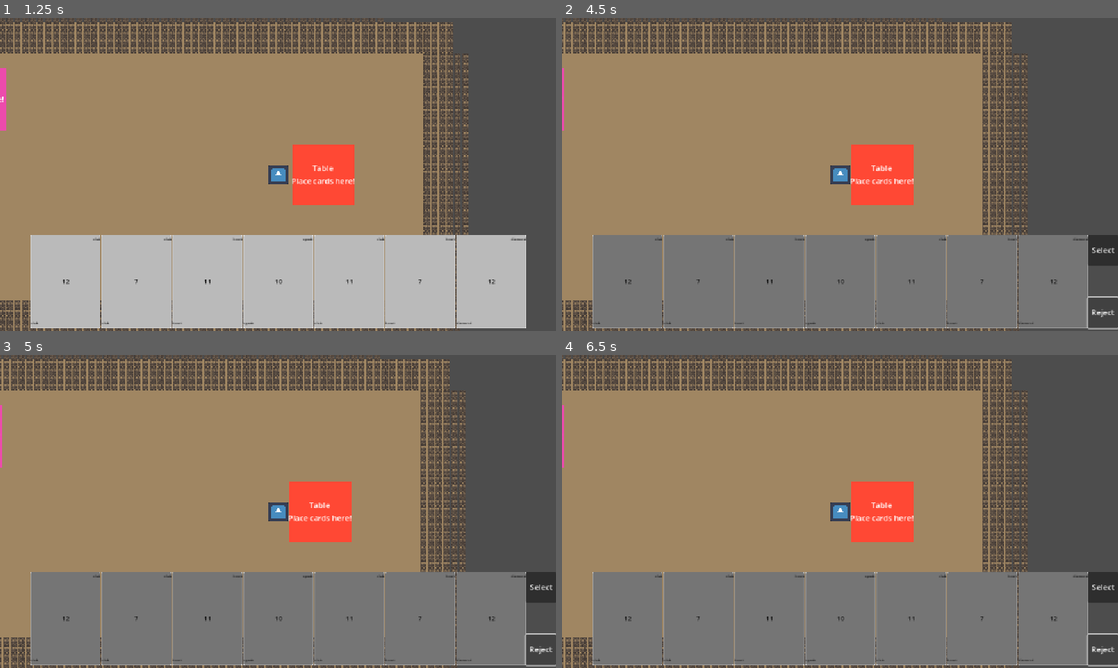
Above: before the commit, frames 1-4 (two rows, left to right).
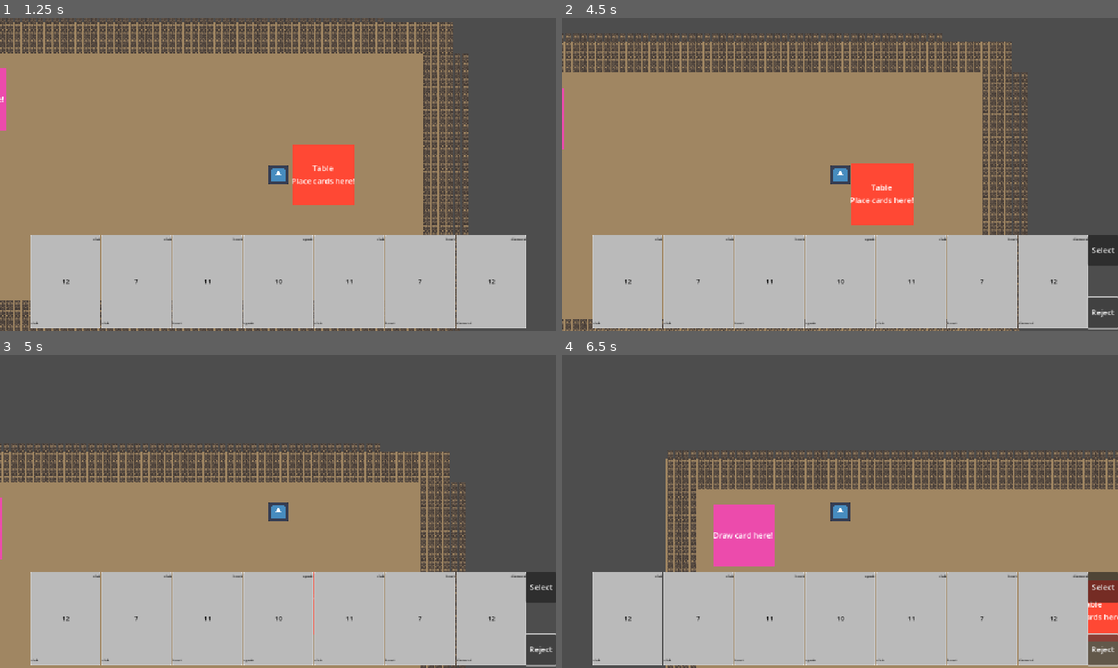
Above: after the commit, the same moments.

Repository: Surinalive/Skummy-Rummy
Game: Godot game, scene res://Game.tscn
Two runs of this game, one before a commit and one after it. Both use one fixed random seed, a clock stepped at 60 frames per second and the inputs below. This scene is started directly instead of the project's main scene. The engine's default icon, where the game draws it, is replaced by a stand-in: a white triangle on a blue panel in a dark square.
Inputs:
- Up to frame 1 (1.25 s): tap Enter at 0.5 s; hold D (right) from 0.53 s (still down); hold F (action) from 0.53 s (still down)
- Up to frame 2 (4.5 s): release D (right) at 1.28 s; release F (action) at 1.28 s; hold S (down) 1.28-2 s; tap F (action) at 1.35, 4.35 s; click "Select" at 2 s; click "Reject" at 2.75 s; tap Space at 3.5 s; hold D (right) 3.53-4.28 s; hold F (action) 3.53-4.28 s; tap Enter at 4.25 s; hold W (up) from 4.28 s (still down)
- Up to frame 3 (5 s): keep holding W (up)
- Up to frame 4 (6.5 s): release W (up) at 5.03 s; hold F (action) 5.03-5.78 s; hold A (left) from 5.03 s (still down); tap F (action) at 5.85 s

Frame 1 is identical in both runs. In frame 2, 38% of the frame differs, in the area x 0-95%, y 0-100%; in frame 3, 55%; in frame 4, 75%, in the area x 0-100%, y 0-100%.

Commit message:
refactored: table and button
-refactored table logic to more closely align with oop principles
-incorporated the use of groups with buttons to make certain method calls easier to read/implement

Diff:
--- a/skummy-rummy/Game.gd
+++ b/skummy-rummy/Game.gd
@@ -2,7 +2,7 @@
 
 @onready var deck_cards = []
 const CARD_SCENE_PATH: String = "res://interactable objects/scenes/card.tscn"
-
+#TODO Game need to connect signals from every player ("area entered") to tables and spawns
 # Called when the node enters the scene tree for the first time.
 func _ready() -> void:
 	generate_deck()
@@ -57,37 +57,7 @@
 	pass # Replace with function body.
 
 
-func place_meld(cards : Array) -> void:
-	$Table.place_meld(cards)
-
-# checking if the hand contains a valid meld
-func meld_check(cards : Array) -> bool:
-	return check_run(cards) or check_set(cards)
-
-# TODO test!!!
-func check_run(cards : Array) -> bool:
-	var ranks = []
-	var suit = cards[0].get_suit()
-
-	for card in cards:
-		if card.get_suit() != suit:
-			return false
-		ranks.append(card.get_rank())
-
-	ranks.sort()
-
-	for i in ranks.size() - 2:
-		if (ranks[i] != ranks[i + 1] - 1):
-			return false
-
-	return true
-
-# TODO test!!!
-func check_set(cards : Array) -> bool:
-	var rank = cards[0].get_rank()
-
-	for card in cards:
-		if card.get_rank() != rank:
-			return false
-
-	return true
+#var node = Node3D.new()
+	#node.call("rotate", Vector3(1.0, 0.0, 0.0), 1.571)
+	## Option 3: Signal.connect() with an implicit Callable for the defined function.
+	#button.button_down.connect(_on_button_down)
--- a/skummy-rummy/interactable objects/scripts/card.gd
+++ b/skummy-rummy/interactable objects/scripts/card.gd
@@ -1,6 +1,7 @@
 extends Control
 
 #NOTE potential bug, button is drawn behind parent atm
+#TODO Use input events and input is pickkable!!
 
 # Note: A, 1, 2, 3, 4, 5, 6, 7, 8, 9, J, Q, K ->
 # 1, 2, 3, 4, 5, 6, 7, 8, 9, 10, 11, 12.
--- a/skummy-rummy/interactable objects/scripts/card_spawn.gd
+++ b/skummy-rummy/interactable objects/scripts/card_spawn.gd
@@ -1,6 +1,8 @@
 extends StaticBody2D
 @export var allow_draw = false
 @onready var player
+signal draw_card(card)
+#NOTE Not sure how connecting signal to two diff objects/nodes will work out....
 
 # Called when the node enters the scene tree for the first time.
 func _ready() -> void:
@@ -15,10 +17,10 @@
 		var card = $"..".draw()
 		player.card_drawn(card)
 
+#connect signals? what if there are multiple players?
 func _on_area_2d_body_entered(body: Node2D) -> void:
 	allow_draw = true
 	player = body
-
 func _on_area_2d_body_exited(_body: Node2D) -> void:
 	allow_draw = false
 	player = null
--- a/skummy-rummy/interactable objects/scripts/table.gd
+++ b/skummy-rummy/interactable objects/scripts/table.gd
@@ -1,22 +1,50 @@
 extends StaticBody2D
-@onready var player
 @onready var allow_place = false
 var melds = []
 
-func _input(event: InputEvent) -> void:
-	if allow_place and event.is_action_pressed("action"):
-		player.attempt_meld()
+func _on_area_2d_body_entered(body: Node2D) -> void:
+	body.set_at_table(true,self) # should I send Object.get_instance_id()???
 
-func _on_area_2d_body_entered(body: Node2D) -> void:
-	allow_place = true
-	player = body
 
 func _on_area_2d_body_exited(body: Node2D) -> void:
-	allow_place = false
-	player = null
+	body.set_at_table(false)
 
-# keep track of cards that are placed
-func place_meld(cards : Array):
-	melds.append(cards)
-	allow_place = false
-	print(melds)
+func attempt_meld(cards) -> bool:
+	if (meld_check(cards)):
+		melds.append(cards)
+		return true
+	else:
+		print("not a valid meld")
+	return false
+
+## checking if the hand contains a valid meld
+func meld_check(cards : Array) -> bool:
+	return check_run(cards) or check_set(cards)
+
+## TODO test!!! -> needs to be 3 or more cards
+func check_run(cards : Array) -> bool:
+	var ranks = []
+	var suit = cards[0].get_suit()
+
+	for card in cards:
+		if card.get_suit() != suit:
+			return false
+		ranks.append(card.get_rank())
+
+	ranks.sort()
+
+	for i in ranks.size() - 2:
+		if (ranks[i] != ranks[i + 1] - 1):
+			return false
+
+	return true
+
+## TODO test!!! 3 or 4 only?
+func check_set(cards : Array) -> bool:
+	var rank = cards[0].get_rank()
+
+	for card in cards:
+		if card.get_rank() != rank:
+			return false
+
+	return true
--- a/skummy-rummy/player/scenes/player.tscn
+++ b/skummy-rummy/player/scenes/player.tscn
@@ -9,7 +9,6 @@
 
 [node name="Player" type="CharacterBody2D"]
 collision_layer = 3
-motion_mode = 1
 script = ExtResource("1_g1dw6")
 
 [node name="PlayerInterface" parent="." instance=ExtResource("2_yw30f")]
--- a/skummy-rummy/player/scripts/player.gd
+++ b/skummy-rummy/player/scripts/player.gd
@@ -7,25 +7,40 @@
 @export var at_spawn = false
 @export var at_table = false
 @onready var game = $".."
-signal place_meld(cards)
+
+@onready var table_area : StaticBody2D
+
+
+#NOTE lets try sending the table object to the player so the player can interact on it itself....
 
 #signal table_click_go
 signal hit # TODO NOTE adding this because I'm following the tutorial a bit Might be
 #useful with powerups and multiplayer
 
+# TODO CAn we clean this up later???
 func get_input():
 	var input_direction = Input.get_vector("left", "right", "up", "down")
 	velocity = input_direction * speed
+
+# used to check for single events....
+func _input(event):
+	if event.is_action_pressed("action"):
+		if (at_table):
+			set_movable(false)
+			$PlayerInterface.cards_clickable()
+			$PlayerInterface.buttons_visible(true)
 
 func _physics_process(_delta):
 	if movable:
 		get_input()
 		move_and_slide()
 
+
 # As soon as spawned in, get dealt and display hand in player_interface
 func _ready() -> void:
 	hide() #hides the player when the game starts
 	screen_size = get_viewport_rect().size
+
 
 # NOTE TODO Sets the players position at the start of the game...
 func start(pos):
@@ -44,8 +59,9 @@
 # Allow player movement
 func set_movable(value):
 	movable = value
-	at_spawn = false
-	at_table = false
+	if (value):
+		at_spawn = false
+		at_table = false
 
 # Return the player's current hand
 func get_hand() -> Array:
@@ -81,37 +97,32 @@
 	#position += velocity * delta
 	#position = position.clamp(Vector2.ZERO, screen_size)
 
-# NOTE
-#func _on_body_entered(_body):
-	#hide() # Player disappears after being hit.
-	#hit.emit()
-	## Must be deferred as we can't change physics properties on a physics callback.
-	# This tells godot to disable collision shape when safe (set_deferred) so that the
-	# his signal isn't repeatedly sent
-	#$CollisionShape2D.set_deferred("disabled", true)
+## NOTE
+##func _on_body_entered(_body):
+	##hide() # Player disappears after being hit.
+	##hit.emit()
+	### Must be deferred as we can't change physics properties on a physics callback.
+	## This tells godot to disable collision shape when safe (set_deferred) so that the
+	## his signal isn't repeatedly sent
+	##$CollisionShape2D.set_deferred("disabled", true)
 
 func set_at_spawn(value) -> void:
 	at_spawn = value
 
-func set_at_table(value) -> void:
-	at_table = value
+func set_at_table(bool_value, table : StaticBody2D = null) -> void:
+	if bool_value:
+		at_table = bool_value
+		table_area = table
+		print("set at table")
+	else:
+		at_table = bool_value
+		table_area = null
 
 func trade(drawn_card, selected_card):
 	game.trade(drawn_card, selected_card)
 
-func attempt_meld():
-	set_movable(false)
-	set_at_table(true)
-	$PlayerInterface.cards_clickable()
-	$PlayerInterface.buttons_visible(true)
-
-func place_cards(cards : Array) -> bool:
-	if (!game.meld_check(cards)):
-		set_movable(true)
-		set_at_table(false)
-		return false
-
+func attempt_meld(cards) -> bool:
 	set_movable(true)
-	set_at_table(false)
-	game.place_meld(cards)
-	return true
+	if (table_area.attempt_meld(cards)):
+		return true
+	return false
--- a/skummy-rummy/player/scripts/player_interface.gd
+++ b/skummy-rummy/player/scripts/player_interface.gd
@@ -12,38 +12,45 @@
 	$SelectButton.visible = value
 	$RejectButton.visible = value
 
-# Display cards dealt
+## Display cards dealt
 func display_hand(hand) -> void:
 	for card in hand:
 		$PlayerHand.add_child(card)
+		card.add_to_group("cards")
 		card.connect("card_selected", card_selected)
 		card.connect("card_unselected", card_unselected)
 
-# Add a card to the player's hand
+## Add a card to the player's hand
 func add_to_hand(card) -> void:
 	player.add_to_hand(card)
 	$PlayerHand.add_child(card)
+	card.add_to_group("cards")
+	#connect signals
 	card.connect("card_selected", card_selected)
 	card.connect("card_unselected", card_unselected)
 
-# Display the drawn card for the player
+## Remove a card from player"s hand
+func remove_from_hand(card) -> void:
+	card.remove_from_group("cards")
+	# remove card from player interface
+	$PlayerHand.remove_child(card)
+	# remove selected card from player hand
+	player.remove_from_hand(card)
+
+## Display the drawn card for the player
 func display_drawn_card(card) -> void:
 	$DrawnCard.add_child(card)
 	cards_clickable()
 	buttons_visible(true)
 
-# Allows cards in hand to be selected
+## Allows cards in hand to be selected
 func cards_clickable() -> void:
-	for card in $PlayerHand.get_children(false):
-		if card != $PlayerHand/ReferenceRect:
-			card.set_clickable()
+	get_tree().call_group("cards", "set_clickable")
 
-# Disallows cards in hand to be selected
+## Disallows cards in hand to be selected
 func cards_unclickable() -> void:
-	for card in $PlayerHand.get_children(false):
-		if card != $PlayerHand/ReferenceRect:
-			card.set_unclickable()
-			card.unpress_button()
+	get_tree().call_group("cards", "set_unclickable")
+	get_tree().call_group("cards", "unpress_button")
 
 func card_selected(card) -> void:
 	if player.at_spawn:
@@ -64,7 +71,6 @@
 				card.unpress_button()
 
 # Adds drawn_card to hand and puts selected card back in deck
-# TODO adequate testing needed... Maybe on a smaller deck?
 func _on_select_button_pressed() -> void:
 	if selected_cards.size() < 1:
 		return
@@ -73,6 +79,7 @@
 	else:
 		at_table_select()
 
+# on select button helper
 func at_spawn_select() -> void:
 	var selected_card
 	# Double checking only one card is selected
@@ -99,35 +106,25 @@
 	cards_unclickable()
 	buttons_visible(false)
 
+#on select button helper
 func at_table_select() -> void:
-	#need to check if a meld
-	if !player.place_cards(selected_cards):
-		print("not a valid meld")
-		selected_cards = []
-		cards_unclickable()
-		buttons_visible(false)
-		selected_cards = []
-		return
-
-	#TODO need to remove cards from player hand and player interface
-	for card in selected_cards:
-		# remove card from player interface
-		$PlayerHand.remove_child(card)
-		# remove selected card from player hand
-		player.remove_from_hand(card)
+	#Was attempted meld successful?
+	if (player.attempt_meld(selected_cards)):
+	#Remove cards from player hand and player interface
+		for card in selected_cards:
+			remove_from_hand(card)
 	selected_cards = []
 	cards_unclickable()
 	buttons_visible(false)
-
 
 # Removes the drawn card from the screen
 func _on_reject_button_pressed() -> void:
 	selected_cards = []
 	$DrawnCard.remove_child(get_drawn_card())
-	$"..".set_movable(true)
+	player.set_movable(true)
 	cards_unclickable()
 
-# Retrieve drawn card
+## Retrieve drawn card
 func get_drawn_card() -> Node:
 	for card in $DrawnCard.get_children(false):
 		if card != $DrawnCard/ReferenceRect:
Not shown: 1 places in skummy-rummy/Game.tscn that only renumber resources
